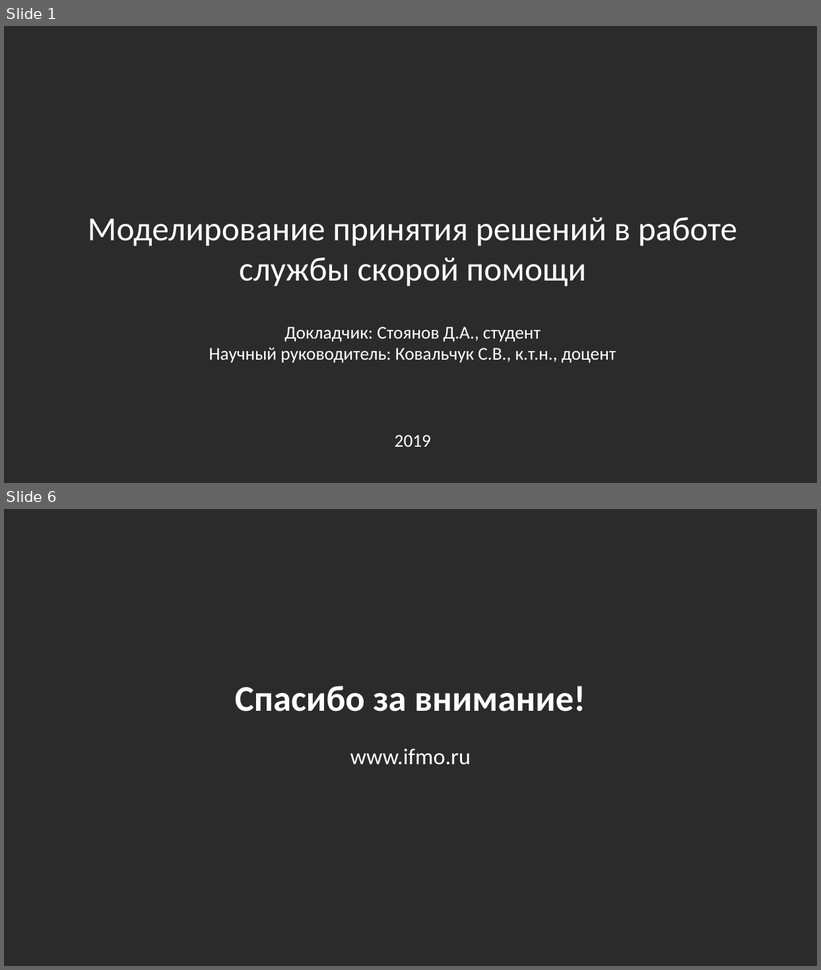
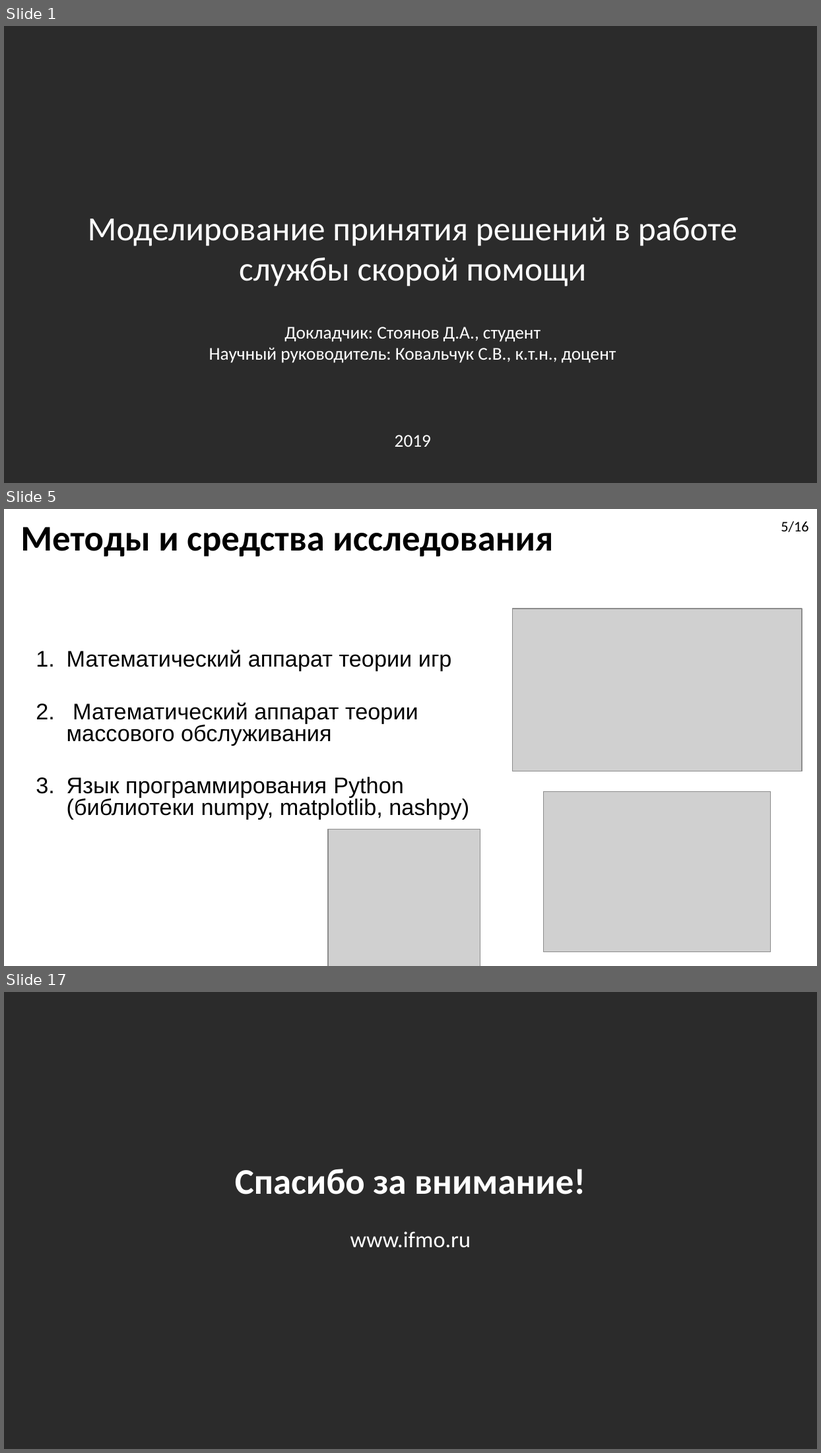
Before and after one commit to DimaStoyanov/Ambulance-Dispatching, a slide deck: Diplom_Presentation.pptx. Shown one above the other, each under a label of ours: slides 1 and 6 before the commit, slides 1, 5 and 17 after it; the slides between them are not shown. The pictures are 821x970 and 821x1453 pixels, drawn with LibreOffice and Linux fonts; fonts in the diff are those of the drawing; grey boxes stand for pictures; background and template pictures are left out; a plain dark background stands for a picture behind light text. Boxes give left, top, right and bottom in pixels: in the first picture for what was removed or moved away, otherwise in the second. Text is boxed around its words. In the diff, an @@ line names an element or a change of style, - is before the commit and + after.

```diff
--- a/Diplom_Presentation.pptx
+++ b/Diplom_Presentation.pptx
@@ slide 5 added at box(4, 509, 817, 966), background picture (left out) @@
@@ title added at box(20, 527, 553, 557), 32 pt, text #000000, bold @@
+Методы и средства исследования
@@ text added at box(781, 521, 809, 532), 13 pt, text #000000 @@
+5/16
@@ picture added at box(512, 609, 802, 772) @@
@@ text added at box(67, 650, 469, 820), 20 pt, text #000000 @@
+1. Математический аппарат теории игр
+2. Математический аппарат теории массового обслуживания
+3. Язык программирования Python (библиотеки numpy, matplotlib, nashpy)
@@ picture added at box(544, 792, 772, 952) @@
@@ picture added at box(327, 829, 480, 966) @@
@@ what was slide 6 is now slide 17 @@
```
Also in this commit, not shown: 3 slides changed, 11 other slides added, 1 slide removed, 1 other file.
